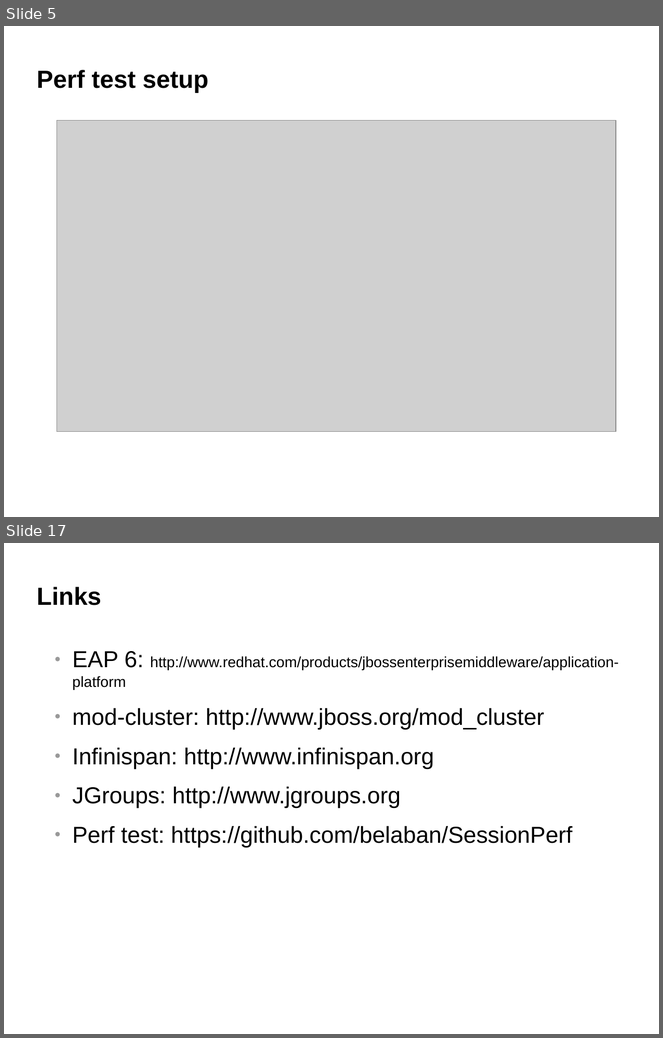
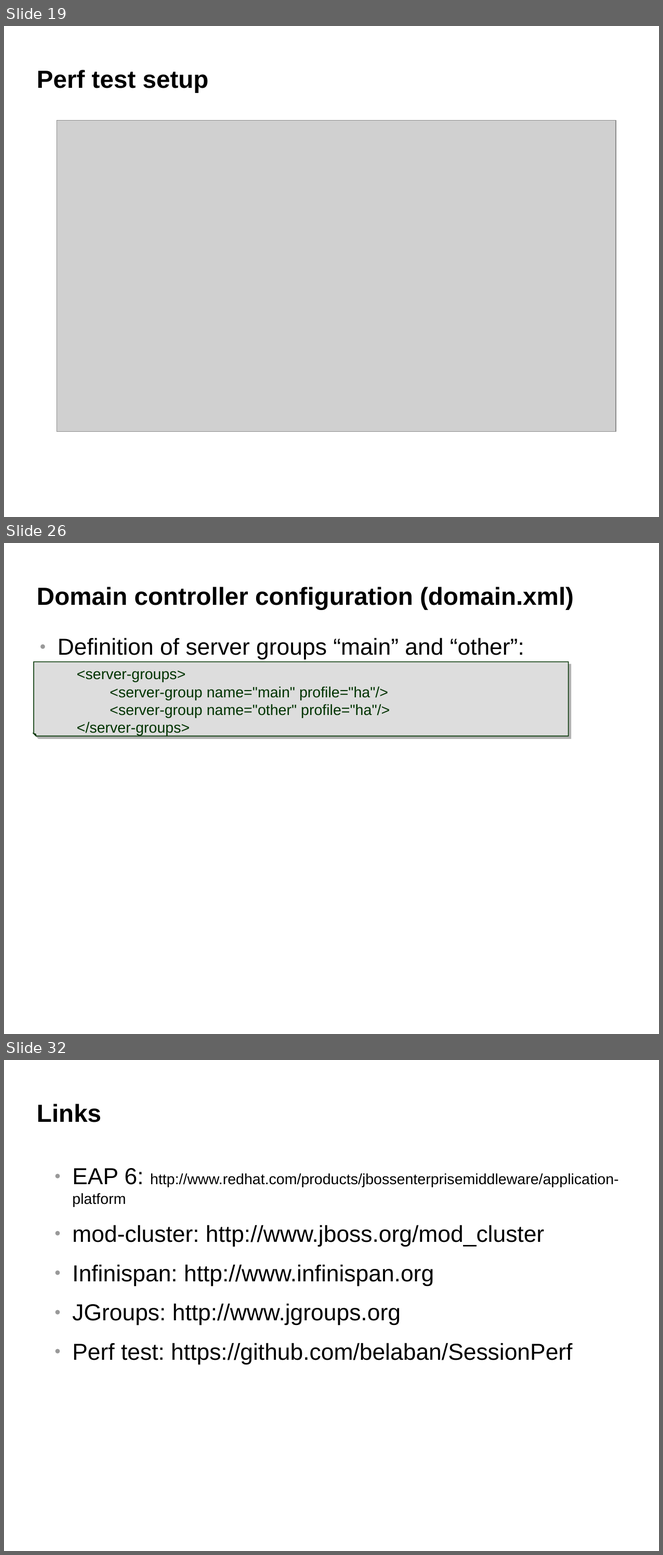
Before and after one commit to belaban/SessionPerf, a slide deck: docs/jbw2012.odp. Shown one above the other, each under a label of ours: slides 5 and 17 before the commit, slides 19, 26 and 32 after it; the slides between them are not shown. The pictures are 663x1038 and 663x1555 pixels, drawn with LibreOffice and Linux fonts; fonts in the diff are those of the drawing; grey boxes stand for pictures; background and template pictures are left out. Boxes give left, top, right and bottom in pixels: in the first picture for what was removed or moved away, otherwise in the second. Text is boxed around its words. In the diff, an @@ line names an element or a change of style, - is before the commit and + after.

```diff
--- a/docs/jbw2012.odp
+++ b/docs/jbw2012.odp
@@ slide 26 added at (x1=4, y1=543, x2=659, y2=1034), background #FFFFFF @@
@@ title added at (x1=37, y1=587, x2=574, y2=610), 30 pt, text #000000, bold @@
+Domain controller configuration (domain.xml)
@@ text added at (x1=58, y1=638, x2=525, y2=660), 28 pt, text #000000 @@
+● Definition of server groups “main” and “other”:
@@ folded corner added at (x1=34, y1=662, x2=569, y2=736), fill #DDDDDD, outline #003300 0.99 pt, 18 pt, text #003300 @@
+<server-groups>
+<server-group name="main" profile="ha"/>
+<server-group name="other" profile="ha"/>
+</server-groups>
@@ what was slide 5 is now slide 19 @@
@@ what was slide 17 is now slide 32 @@
```
Also in this commit, not shown: 15 other slides added, 1 slide removed.
